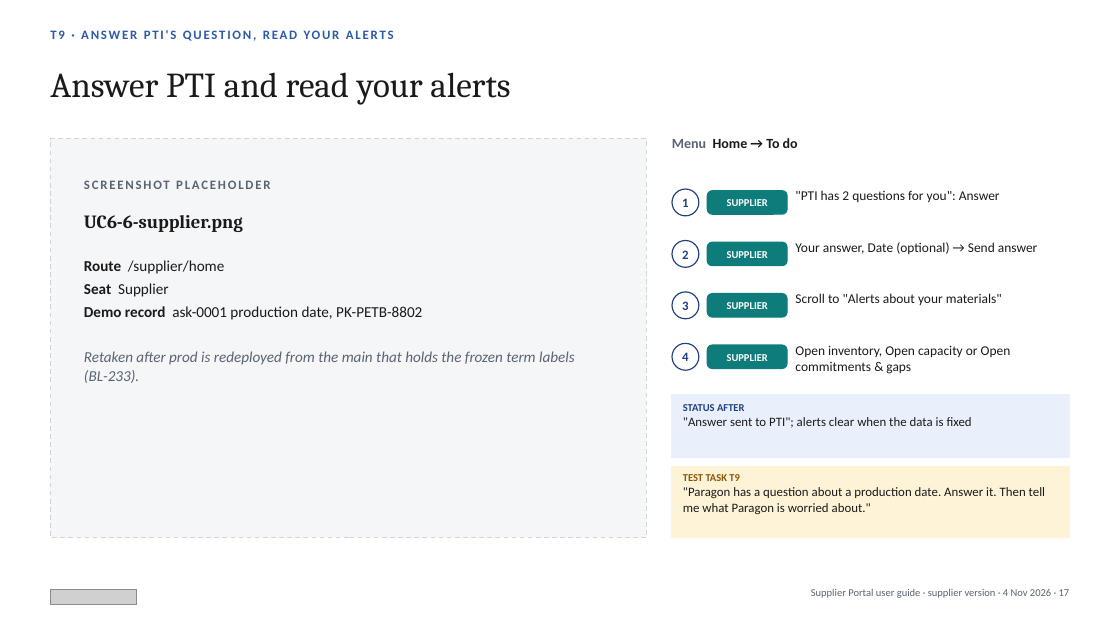
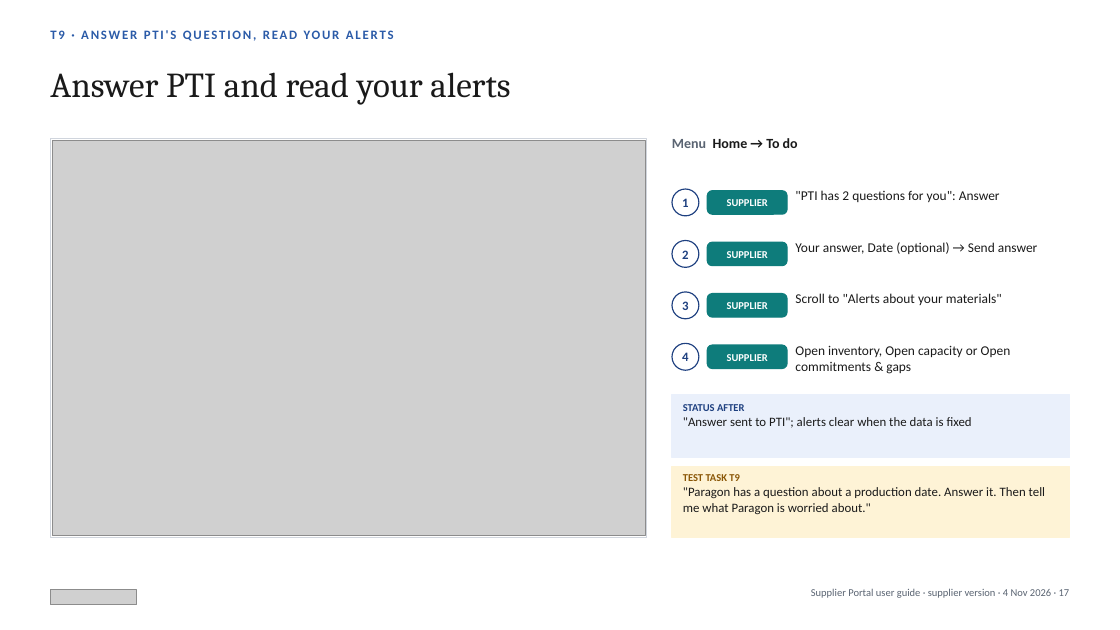
Before and after one commit to javal999/paragon-supplier-portal, a slide deck: slide 17 of docs/supplier-hub/user-guide/Paragon-Supplier-Portal-User-Guide-Supplier.pptx. Drawn at 1120x630 pixels with LibreOffice and Linux fonts; fonts in the diff are those of the drawing; grey boxes stand for pictures. Boxes give left, top, right and bottom in pixels: in the first picture for what was removed or moved away, otherwise in the second. Text is boxed around its words. In the diff, an @@ line names an element or a change of style, - is before the commit and + after.

```diff
--- a/docs/supplier-hub/user-guide/Paragon-Supplier-Portal-User-Guide-Supplier.pptx
+++ b/docs/supplier-hub/user-guide/Paragon-Supplier-Portal-User-Guide-Supplier.pptx
@@ rectangle at [50, 139, 647, 538]: fill #F5F6F8 to #FFFFFF; outline #D0D5DD 1 pt dashed to #D0D5DD 0.75 pt @@
@@ picture added at [52, 140, 645, 536] @@
@@ text removed at [84, 180, 270, 189] @@
-SCREENSHOT PLACEHOLDER
@@ text removed at [84, 215, 243, 232] @@
-UC6-6-supplier.png
@@ text removed at [84, 306, 575, 383] @@
-Route /supplier/home
-Seat Supplier
-Demo record ask-0001 production date, PK-PETB-8802
-Retaken after prod is redeployed from the main that holds the frozen term labels (BL-233).
```
Also in this commit, not shown: 15 other slides changed, 40 other files.
